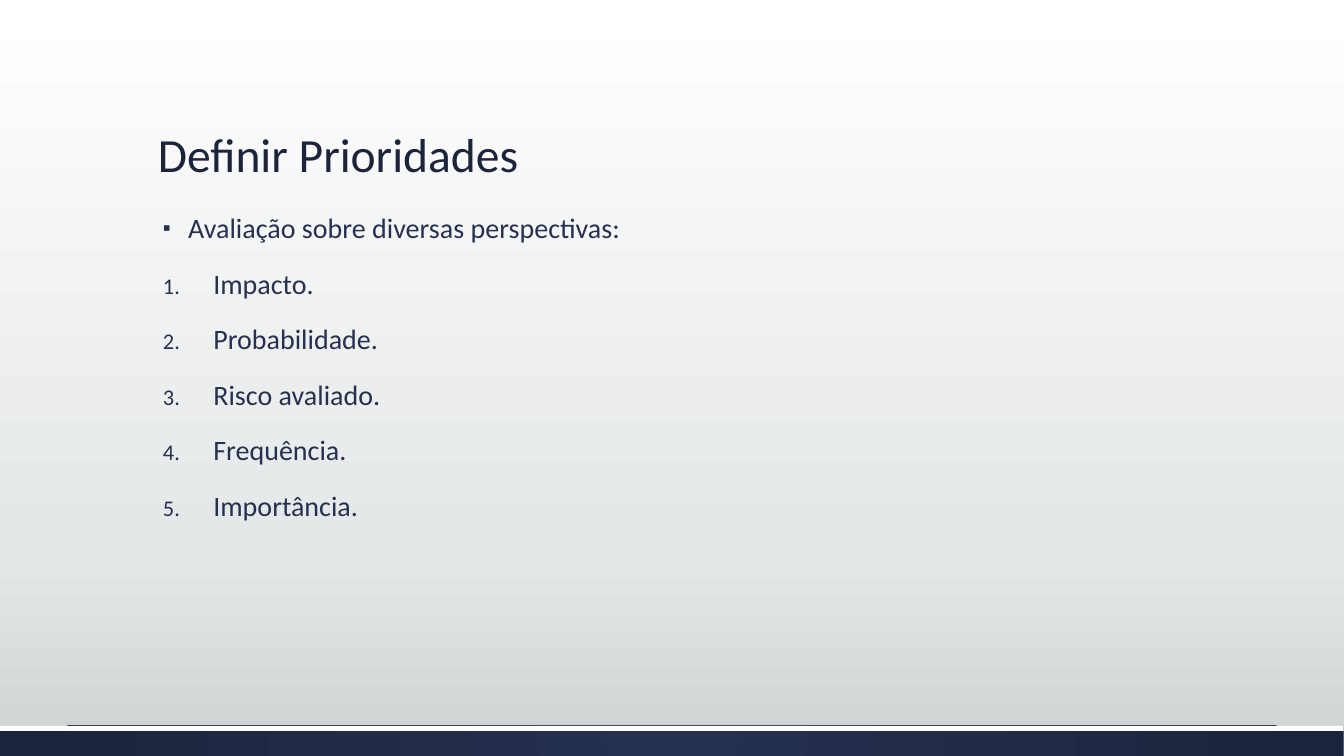
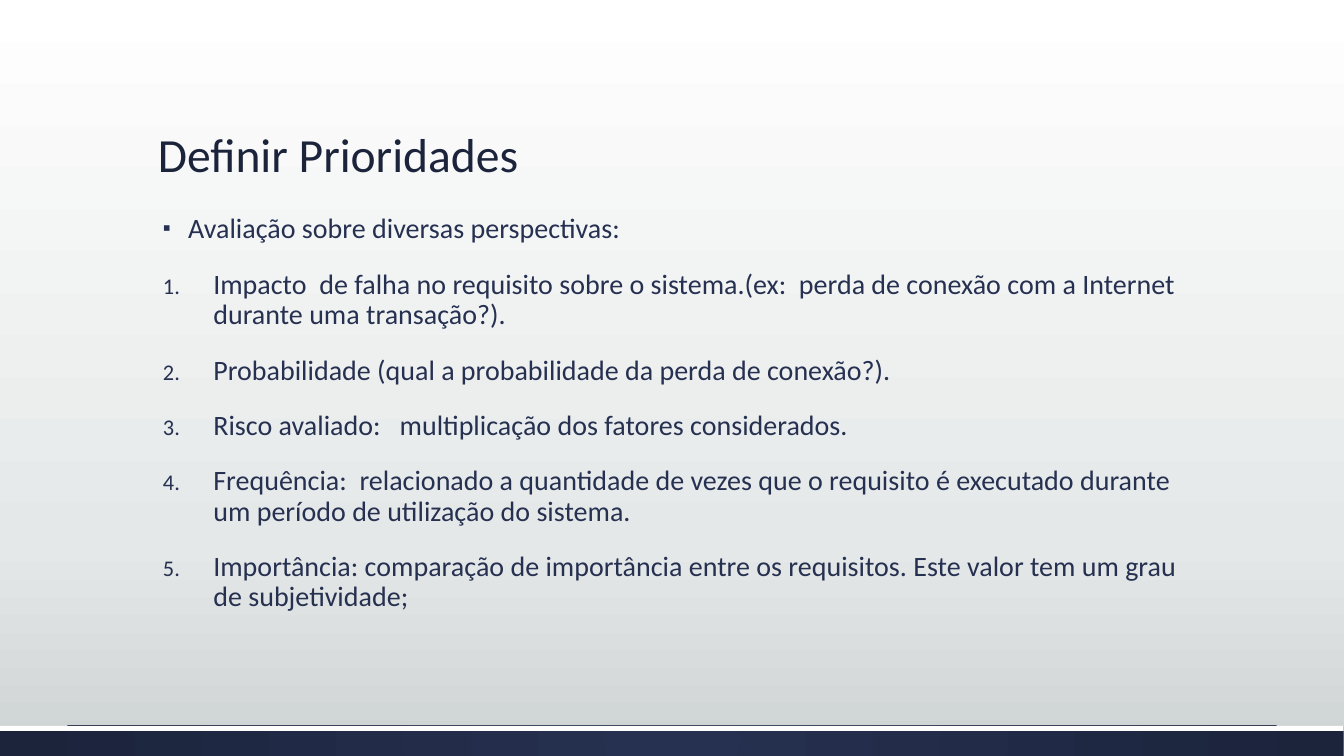
Before and after one commit to josimarpe/SIB, a slide deck: slide 9 of Requisitos/Plano de Projeto 1.pptx. Drawn at 1344x756 pixels with LibreOffice and Linux fonts; fonts in the diff are those of the drawing. Boxes give left, top, right and bottom in pixels: in the first picture for what was removed or moved away, otherwise in the second. Text is boxed around its words. In the diff, an @@ line names an element or a change of style, - is before the commit and + after.

```diff
--- a/Requisitos/Plano de Projeto 1.pptx
+++ b/Requisitos/Plano de Projeto 1.pptx
@@ text at (213,273,1176,611): text changed @@
-1. Impacto.
-2. Probabilidade.
-3. Risco avaliado.
-4. Frequência.
-5. Importância.
+1. Impacto de falha no requisito sobre o sistema.(ex: perda de conexão com a Internet durante uma transação?).
+2. Probabilidade (qual a probabilidade da perda de conexão?).
+3. Risco avaliado: multiplicação dos fatores considerados.
+4. Frequência: relacionado a quantidade de vezes que o requisito é executado durante um período de utilização do sistema.
+5. Importância: comparação de importância entre os requisitos. Este valor tem um grau de subjetividade;
```
Also in this commit, not shown: 5 other slides changed, 1 slide removed.
